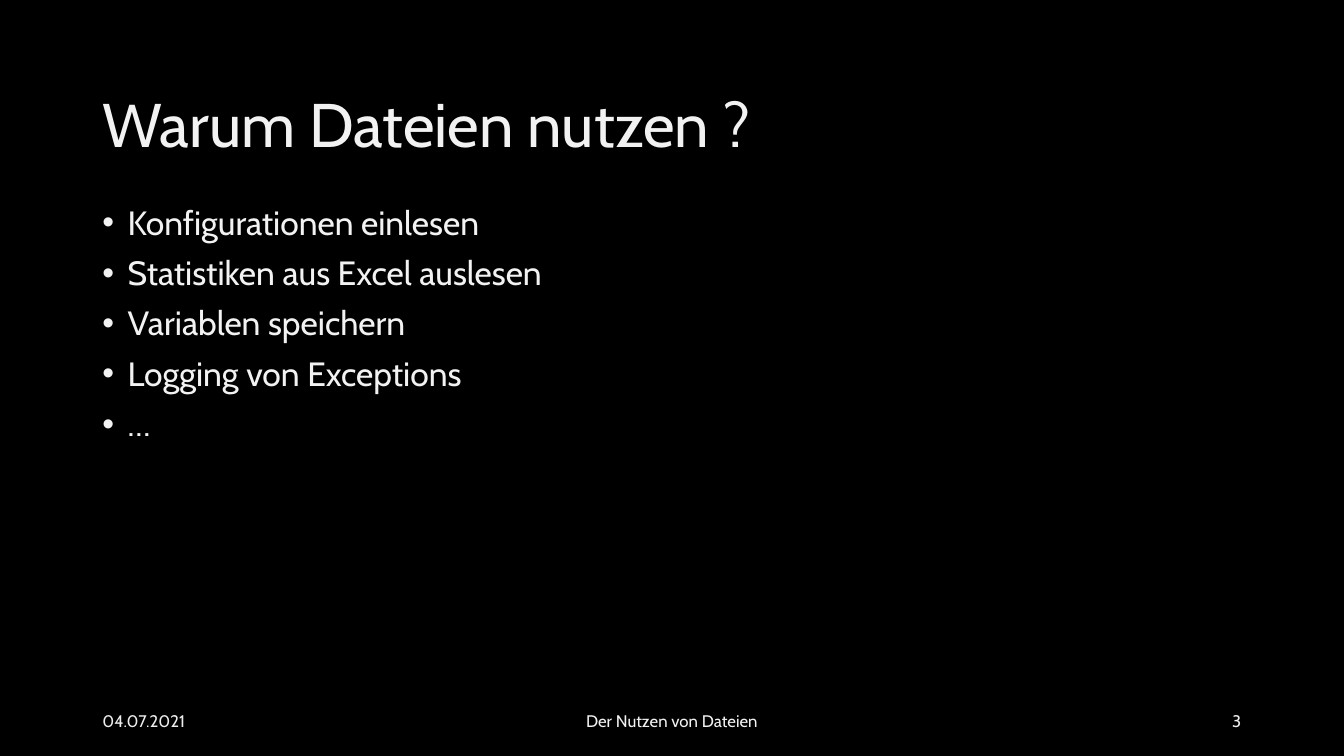
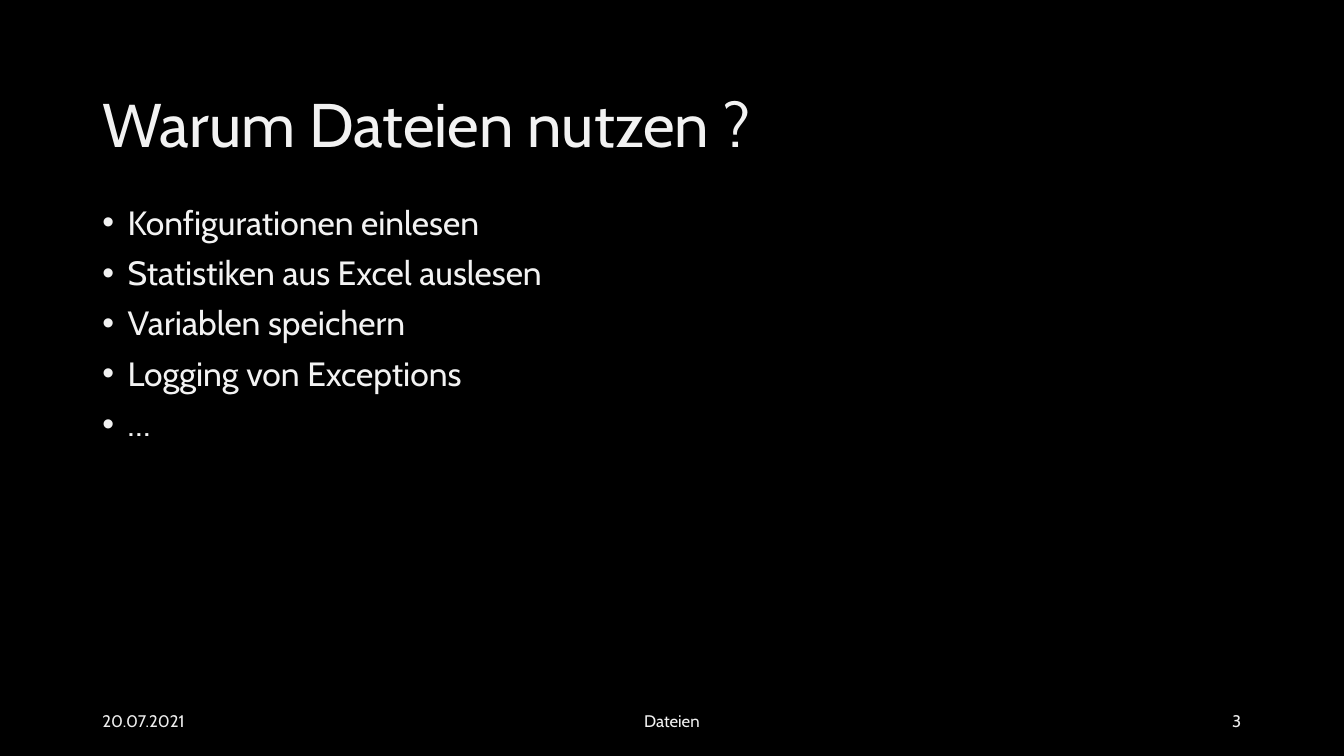
Before and after one commit to EsstBananeImEi/python_kurs, a slide deck: slide 3 of Materialien/Powerpoint/Einführung in Dateien.pptx. Drawn at 1344x756 pixels with LibreOffice and Linux fonts; fonts in the diff are those of the drawing; background and template pictures are left out. Boxes give left, top, right and bottom in pixels: in the first picture for what was removed or moved away, otherwise in the second. Text is boxed around its words. In the diff, an @@ line names an element or a change of style, - is before the commit and + after.

```diff
--- a/Materialien/Powerpoint/Einführung in Dateien.pptx
+++ b/Materialien/Powerpoint/Einführung in Dateien.pptx
@@ text at <box>102,715,184,728</box>: text changed @@
-04.07.2021
+20.07.2021
@@ text at <box>644,715,700,727</box>: text changed @@
-Der Nutzen von Dateien
+Dateien
```
Also in this commit, not shown: 4 other slides changed, 3 other files.
